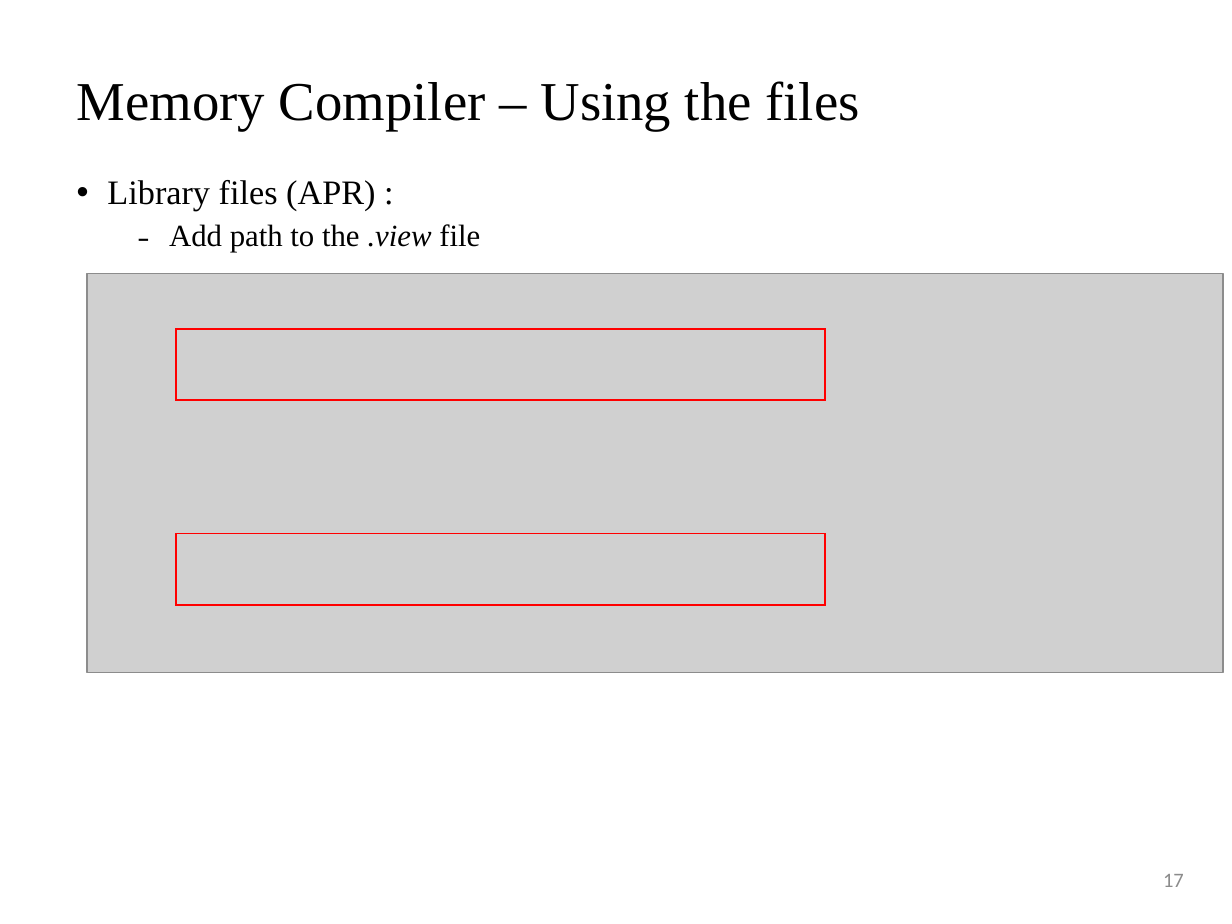
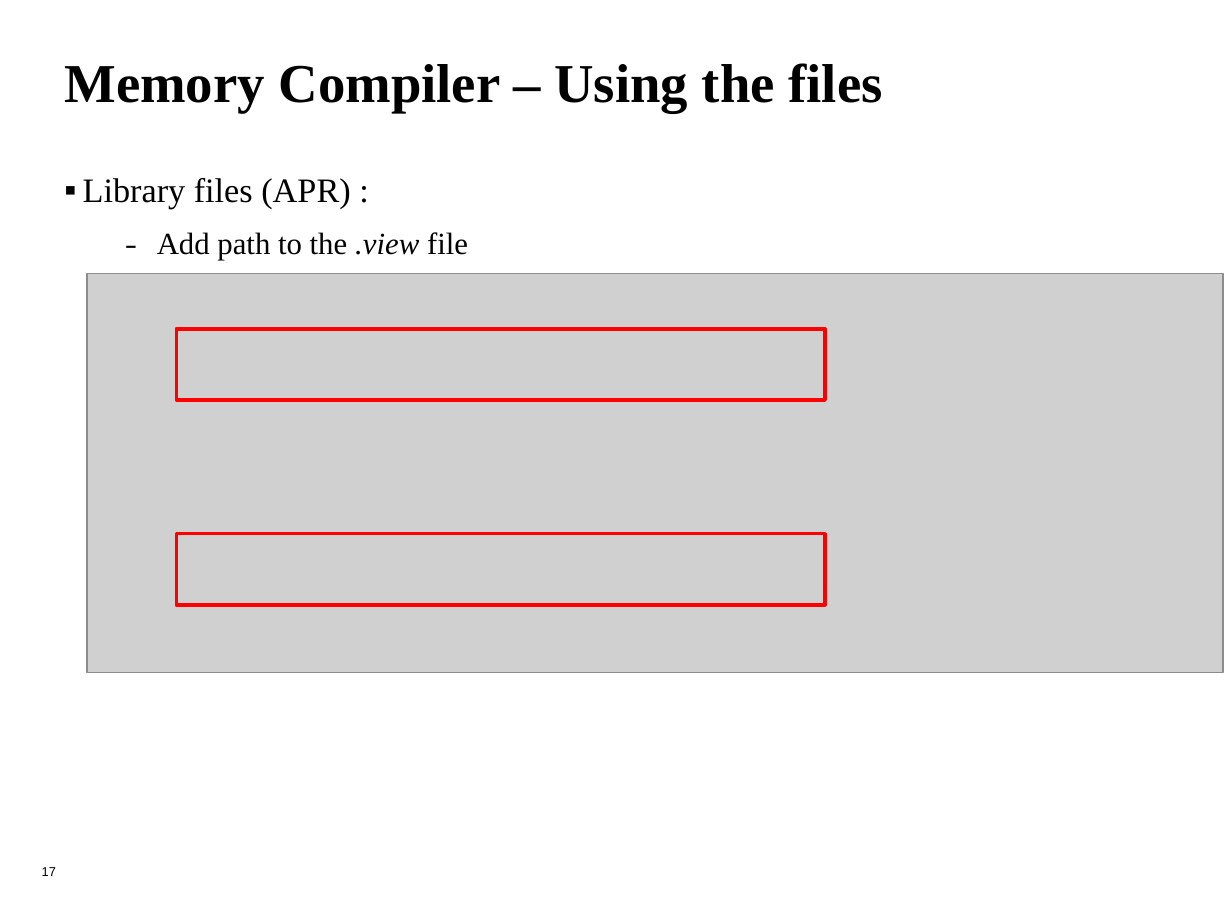
Before and after one commit to leo870823/2020-SRAM-training-course, a slide deck: slide 17 of MemoryCompiler_tutorial.pptx. Drawn at 1232x924 pixels with LibreOffice and Linux fonts; fonts in the diff are those of the drawing; grey boxes stand for pictures; background and template pictures are left out. Boxes give left, top, right and bottom in pixels: in the first picture for what was removed or moved away, otherwise in the second. Text is boxed around its words. In the diff, an @@ line names an element or a change of style, - is before the commit and + after.

```diff
--- a/MemoryCompiler_tutorial.pptx
+++ b/MemoryCompiler_tutorial.pptx
@@ title "Memory Compiler – Using the ..." at [64,63,883,113]: bold on; vertical alignment middle to top @@
@@ text "Library files (APR) :" at [83,178,468,260]: bullet • to ▪; line spacing 0.9 to 1; less space between paragraphs; more space between paragraphs @@
@@ page number added at [42,867,56,876], 7.5 pt, text #000000 @@
+17
@@ page number removed at [1163,874,1184,887] @@
-17
```
Also in this commit, not shown: 32 other slides changed, 1 other file.
